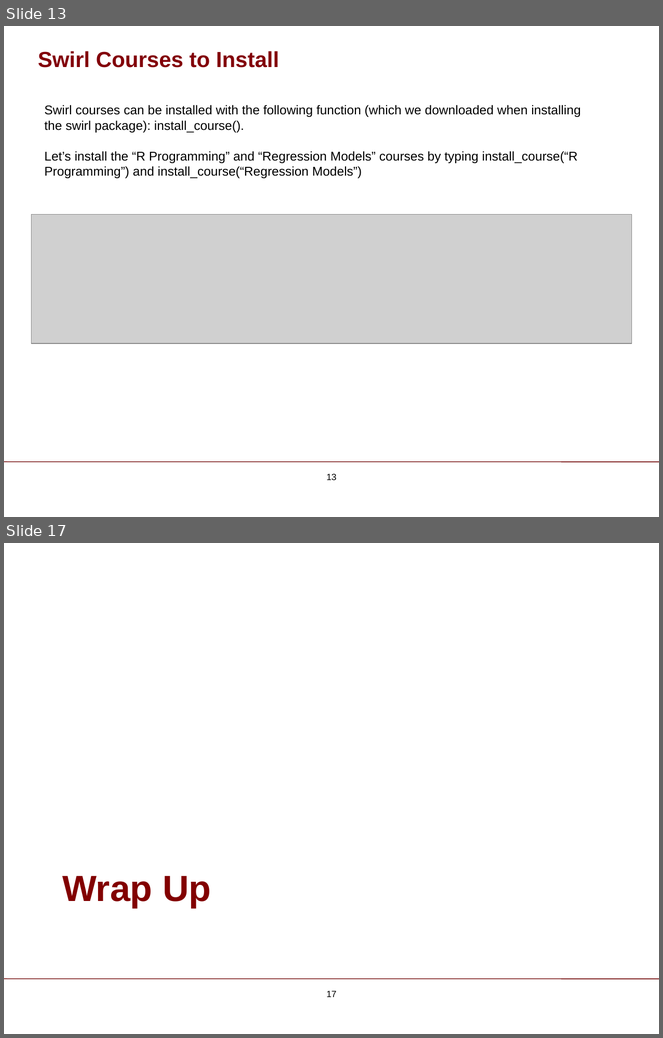
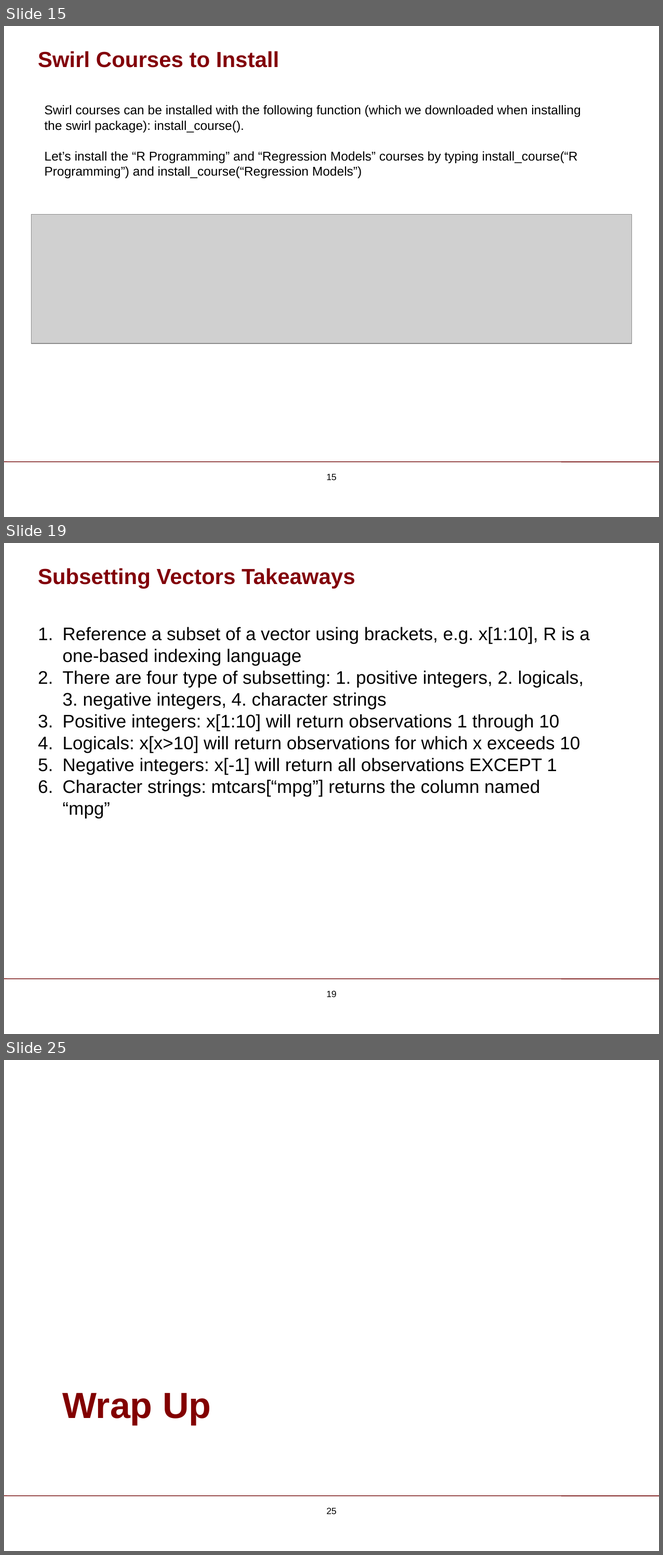
Before and after one commit to ChicagoBoothAnalytics/site, a slide deck: zzz MEDIA/R Basics.pptx. Shown one above the other, each under a label of ours: slides 13 and 17 before the commit, slides 15, 19 and 25 after it; the slides between them are not shown. The pictures are 663x1038 and 663x1555 pixels, drawn with LibreOffice and Linux fonts; fonts in the diff are those of the drawing; grey boxes stand for pictures; background and template pictures are left out. Boxes give left, top, right and bottom in pixels: in the first picture for what was removed or moved away, otherwise in the second. Text is boxed around its words. In the diff, an @@ line names an element or a change of style, - is before the commit and + after.

```diff
--- a/zzz MEDIA/R Basics.pptx
+++ b/zzz MEDIA/R Basics.pptx
@@ slide 19 added at <box>4,543,659,1034</box>, background #FFFFFF; not listed: 1 template element that a slide beside it also shows @@
@@ text added at <box>38,568,356,588</box>, 24 pt, text #820009, bold @@
+Subsetting Vectors Takeaways
@@ table added at <box>407,583,422,609</box>, 1 rows, 1 columns @@
+
@@ text added at <box>63,627,590,819</box>, 20 pt, text #000000 @@
+1. Reference a subset of a vector using brackets, e.g. x[1:10], R is a one-based indexing language
+2. There are four type of subsetting: 1. positive integers, 2. logicals, 3. negative integers, 4. character strings
+3. Positive integers: x[1:10] will return observations 1 through 10
+4. Logicals: x[x>10] will return observations for which x exceeds 10
+5. Negative integers: x[-1] will return all observations EXCEPT 1
+6. Character strings: mtcars[“mpg”] returns the column named “mpg”
@@ page number added at <box>326,991,336,997</box>, 10 pt, text #000000 @@
+19
@@ what was slide 13 is now slide 15 @@
@@ page number at <box>326,474,336,480</box>: text changed @@
-13
+15
@@ what was slide 17 is now slide 25 @@
@@ page number at <box>326,1508,336,1514</box>: text changed @@
-17
+25
```
Also in this commit, not shown: 5 slides changed, 8 other slides added, 1 slide removed.
